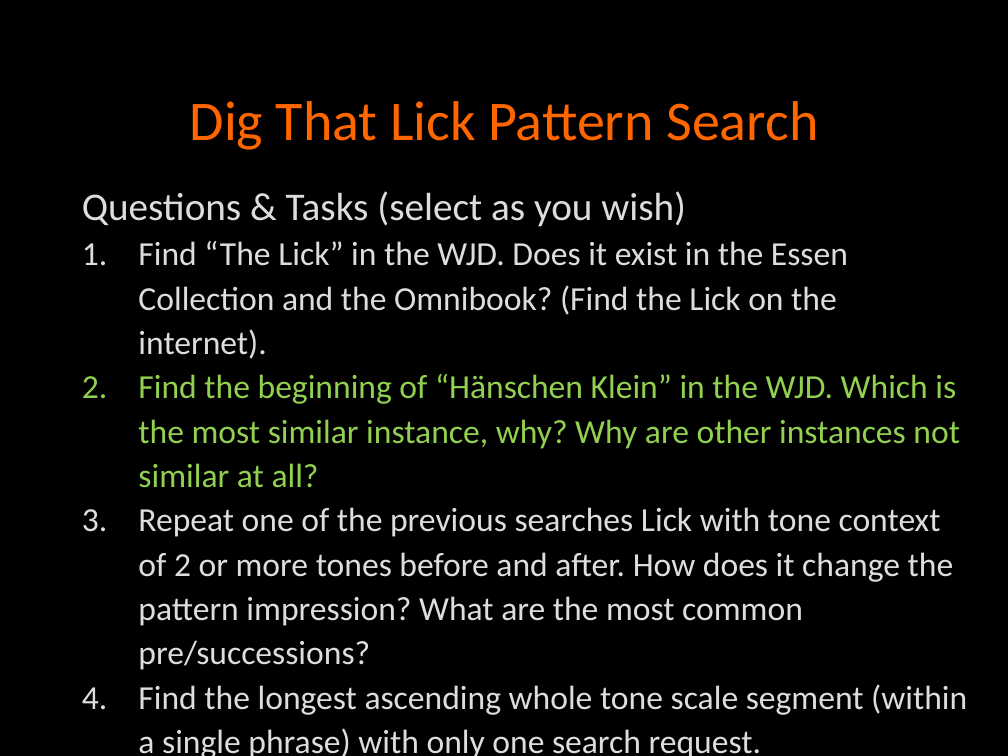
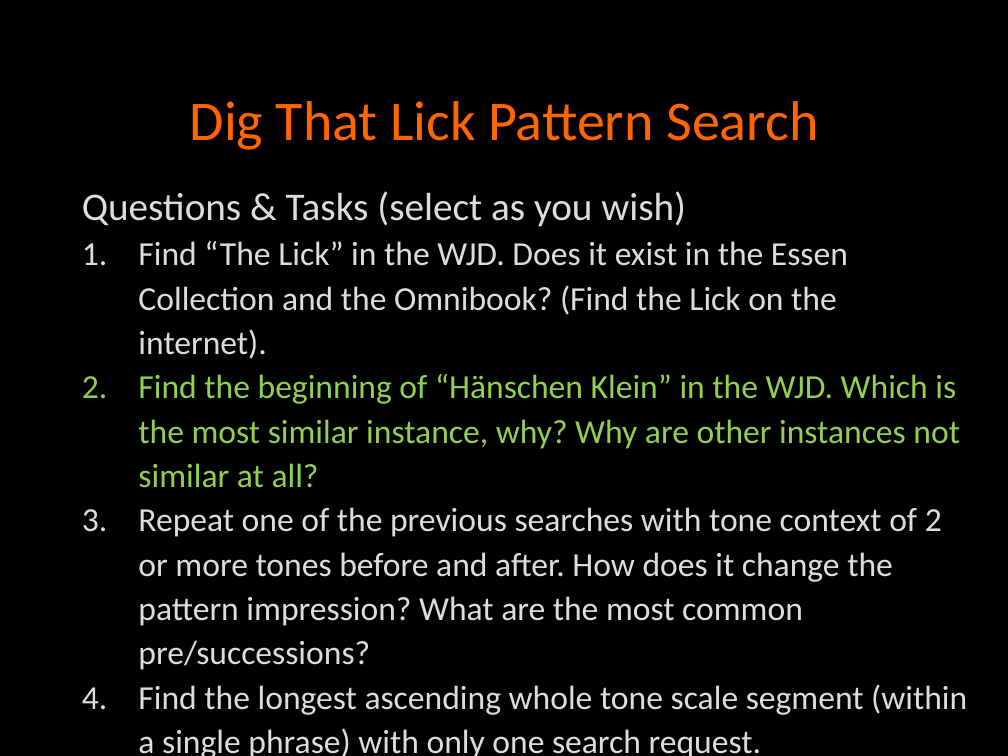
Before and after one commit to klausfrieler/digthatlick_lecture, a slide deck: slide 27 of frieler_ComSysMus_workshop.pptx. Drawn at 1008x756 pixels with LibreOffice and Linux fonts; fonts in the diff are those of the drawing. Boxes give left, top, right and bottom in pixels: in the first picture for what was removed or moved away, otherwise in the second. Text is boxed around its words. In the diff, an @@ line names an element or a change of style, - is before the commit and + after.

```diff
--- a/frieler_ComSysMus_workshop.pptx
+++ b/frieler_ComSysMus_workshop.pptx
@@ text at bbox=[138, 507, 942, 670]: text changed @@
-  3. Repeat one of the previous searches Lick with tone context of 2 or more tones before and after. How does it change the pattern impression? What are the most common pre/successions?
+  3. Repeat one of the previous searches with tone context of 2 or more tones before and after. How does it change the pattern impression? What are the most common pre/successions?
```
Also in this commit, not shown: 2 other slides changed, 1 other file.
